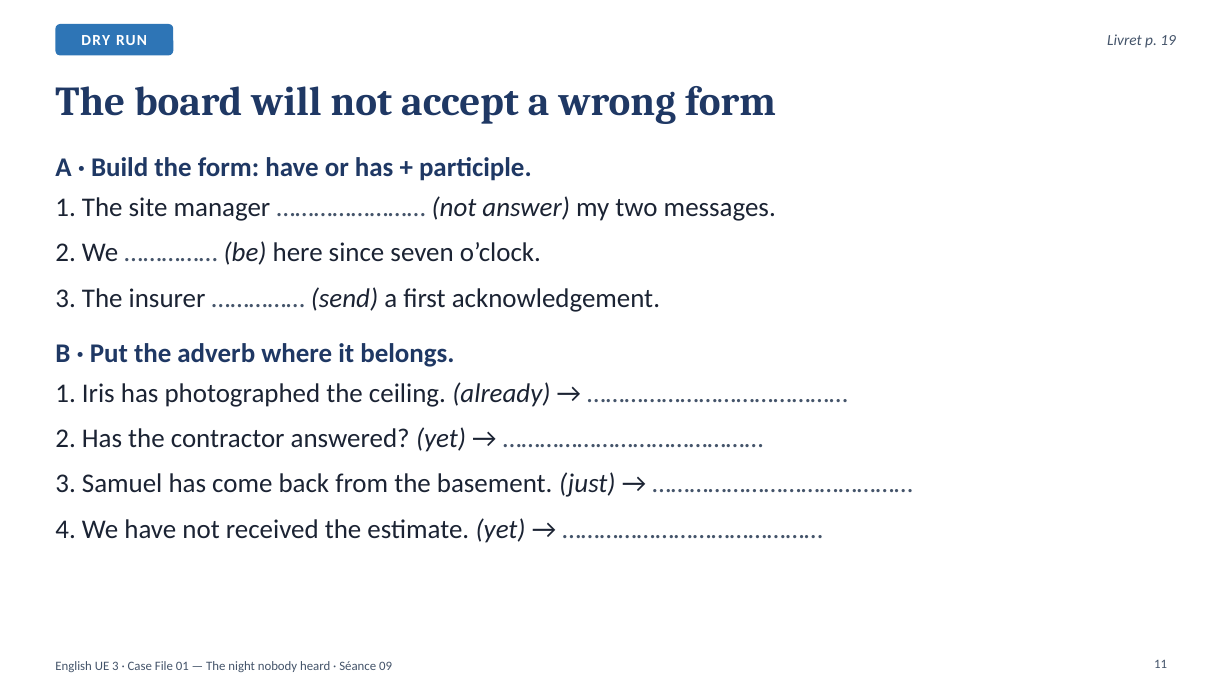
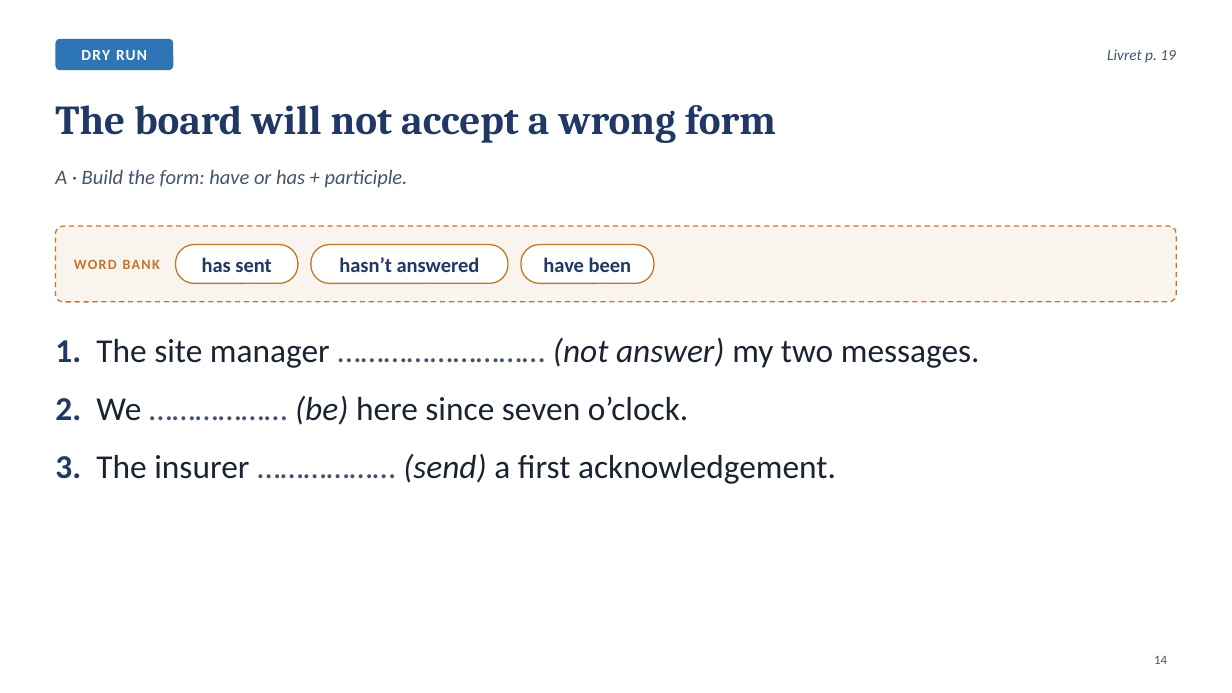
Before and after one commit to ajouniaux/talenleren, a slide deck: slide 14 of powerpoints/Seance_09_Scene4_The_board.pptx (slide 11 before the commit). Drawn at 1232x693 pixels with LibreOffice and Linux fonts; fonts in the diff are those of the drawing. Boxes give left, top, right and bottom in pixels: in the first picture for what was removed or moved away, otherwise in the second. Text is boxed around its words. In the diff, an @@ line names an element or a change of style, - is before the commit and + after.

```diff
--- a/powerpoints/Seance_09_Scene4_The_board.pptx
+++ b/powerpoints/Seance_09_Scene4_The_board.pptx
@@ rounded rectangle "DRY RUN": place and size @@
-rounded rectangle "DRY RUN" at bbox=[55, 24, 173, 55]
+rounded rectangle "DRY RUN" at bbox=[55, 39, 173, 70]
@@ text "Livret p. 19": place and size @@
-text "Livret p. 19" at bbox=[1107, 34, 1176, 48]
+text "Livret p. 19" at bbox=[1107, 49, 1176, 63]
@@ title "The board will not accept ...": place and size @@
-title "The board will not accept ..." at bbox=[55, 86, 776, 124]
+title "The board will not accept ..." at bbox=[55, 105, 776, 143]
@@ text added at bbox=[55, 169, 408, 188], 16 pt, text #44546A, italic @@
+A · Build the form: have or has + participle.
@@ rounded rectangle added at bbox=[55, 226, 1177, 302], fill #C0752A at 8% opacity, outline #C0752A 1 pt dashed @@
@@ text added at bbox=[74, 259, 160, 269], 11 pt, text #C0752A, bold @@
+WORD BANK
@@ rounded rectangle added at bbox=[176, 245, 298, 284], fill #FFFFFF, outline #C0752A 1 pt, 16 pt, text #1F3864, bold @@
+has sent
@@ rounded rectangle added at bbox=[311, 245, 507, 284], fill #FFFFFF, outline #C0752A 1 pt, 16 pt, text #1F3864, bold @@
+hasn’t answered
@@ rounded rectangle added at bbox=[521, 245, 654, 284], fill #FFFFFF, outline #C0752A 1 pt, 16 pt, text #1F3864, bold @@
+have been
@@ text at bbox=[55, 338, 980, 484]: text changed; size 21 to 26 pt @@
-A · Build the form: have or has + participle.
-1. The site manager …………………… (not answer) my two messages.
-2. We …………… (be) here since seven o’clock.
-3. The insurer …………… (send) a first acknowledgement.
-B · Put the adverb where it belongs.
-1. Iris has photographed the ceiling. (already) → ……………………………………
-2. Has the contractor answered? (yet) → ……………………………………
-3. Samuel has come back from the basement. (just) → ……………………………………
-4. We have not received the estimate. (yet) → ……………………………………
+1. The site manager ……………………… (not answer) my two messages.
+2. We ……………… (be) here since seven o’clock.
+3. The insurer ……………… (send) a first acknowledgement.
@@ page number removed at bbox=[1154, 659, 1167, 668] @@
-11
@@ page number added at bbox=[1154, 656, 1167, 664], 10 pt, text #44546A @@
+14
@@ text removed at bbox=[55, 661, 392, 672] @@
-English UE 3 · Case File 01 — The night nobody heard · Séance 09
```
Also in this commit, not shown: 10 other slides changed, 12 slides added, 7 slides removed, 8 other files.
